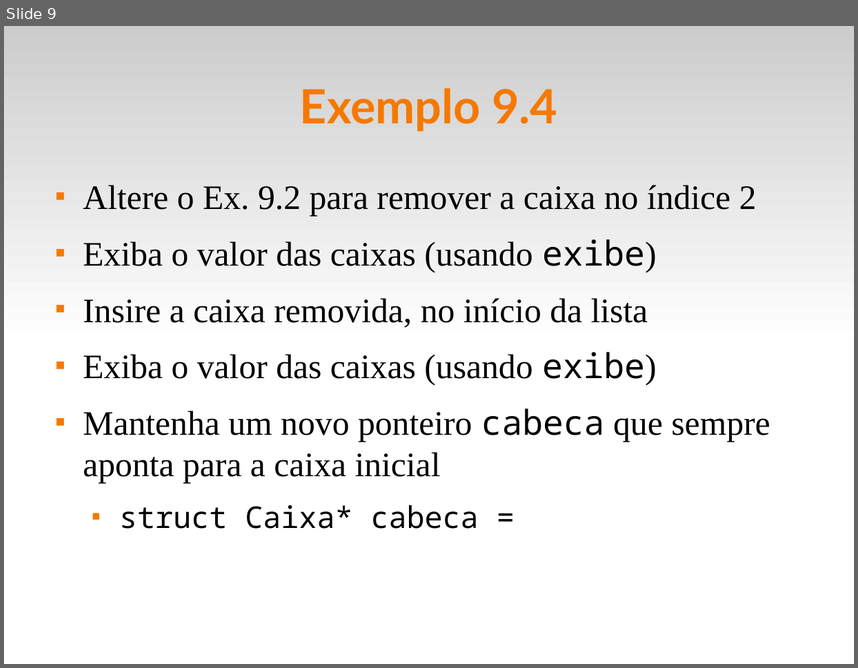
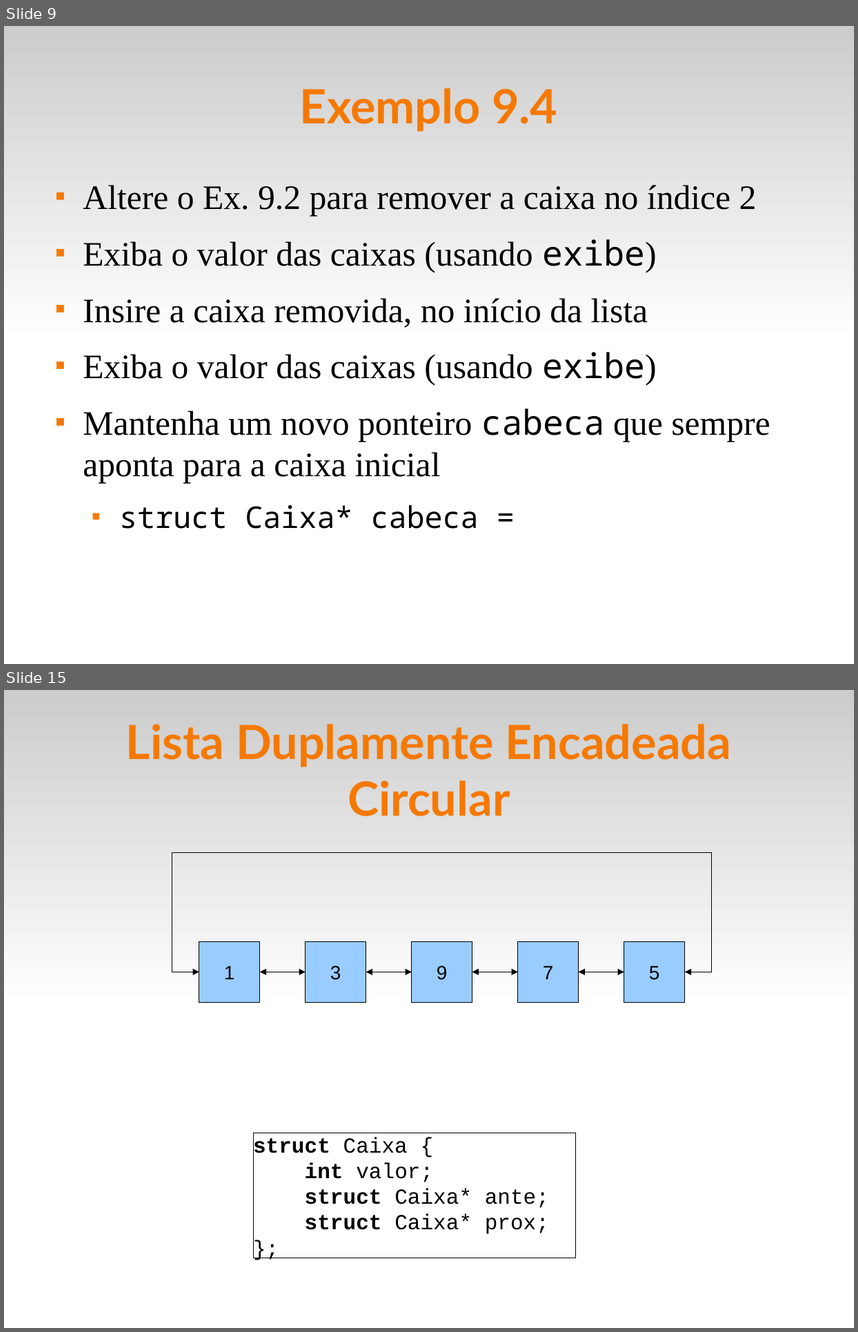
Before and after one commit to fsantanna-uerj/LP1, a slide deck: Slides/lp1-09-listas.odp. Shown one above the other, each under a label of ours: slide 9 before the commit, slides 9 and 15 after it; the slides between them are not shown. The pictures are 858x668 and 858x1332 pixels, drawn with LibreOffice and Linux fonts; fonts in the diff are those of the drawing. Boxes give left, top, right and bottom in pixels: in the first picture for what was removed or moved away, otherwise in the second. Text is boxed around its words. In the diff, an @@ line names an element or a change of style, - is before the commit and + after.

```diff
--- a/Slides/lp1-09-listas.odp
+++ b/Slides/lp1-09-listas.odp
@@ slide 15 added at [4, 690, 854, 1328], background #FFFFFF; not listed: 1 template element that a slide beside it also shows @@
@@ title added at [126, 724, 731, 816], 44 pt, text #F57900, bold @@
+Lista Duplamente Encadeada Circular
@@ elbow double arrow added from (685, 972) to (199, 972), #000000 0 pt @@
@@ rectangle added at [199, 941, 260, 1003], fill #99CCFF, outline #000000 0 pt, 18 pt, text #000000 @@
+1
@@ rectangle added at [306, 941, 366, 1003], fill #99CCFF, outline #000000 0 pt, 18 pt, text #000000 @@
+3
@@ rectangle added at [412, 941, 473, 1003], fill #99CCFF, outline #000000 0 pt, 18 pt, text #000000 @@
+9
@@ rectangle added at [518, 941, 579, 1003], fill #99CCFF, outline #000000 0 pt, 18 pt, text #000000 @@
+7
@@ rectangle added at [624, 941, 685, 1003], fill #99CCFF, outline #000000 0 pt, 18 pt, text #000000 @@
+5
@@ elbow double arrow added from (260, 972) to (306, 972), #000000 0 pt @@
@@ elbow double arrow added from (366, 972) to (412, 972), #000000 0 pt @@
@@ elbow double arrow added from (473, 972) to (518, 972), #000000 0 pt @@
@@ elbow double arrow added from (579, 972) to (624, 972), #000000 0 pt @@
@@ rectangle added at [253, 1133, 577, 1258], fill #FFFFFF, outline #000000 0 pt, 20 pt, text #000000 @@
+struct Caixa {
+int valor;
+struct Caixa* ante;
+struct Caixa* prox;
+};
```
Also in this commit, not shown: 7 other slides added, 5 other files.
